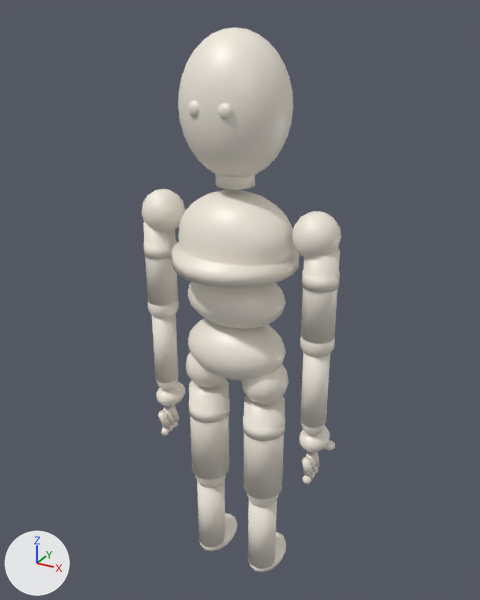
The FBX model Assets/Art/Characters/Dummy_Runner.fbx as it was, and as the next commit left it.
Rendered twice from a 50 mm camera at (0.968, -1.732, 1.959) aimed at (-0.013, 0.052, 1.067). Every picture has the same lights, and +X, +Y and +Z are marked at lower left. The older version comes first.

The first picture shows 'DummyMesh'.
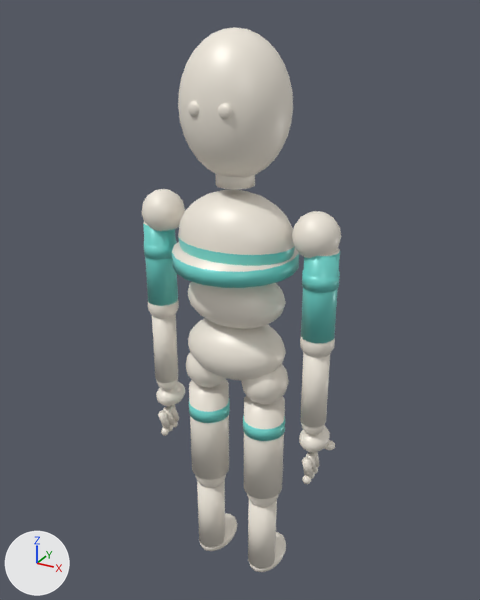
Diff of the bpy script that builds the scene:
```diff
--- a/Assets/Art/Characters/Dummy_Runner.fbx.py
+++ b/Assets/Art/Characters/Dummy_Runner.fbx.py
@@ mat_accent @@
+mat_accent = principled_material('Accent')
+mat_accent.base_color = (0.169, 0.702, 0.639)  # cyan #72dad1
+mat_accent.metallic = 0.05
+mat_accent.roughness = 0.32
@@ me_sphere @@
 me_sphere.from_pydata(...)  # 3798 vertices, 3760 faces; spans x -0.36..0.36, y -0.2..0.2, z -0.01..1.91
 # used by ob_dummymesh; location = (0.0, 0.0, 0.0)
+# me_sphere part 1: 252 of the faces centred in x -0.34..0.34, y -0.2..0.2, z 1.17..1.29 switch from mat_base (white #f5eee1) to mat_accent (cyan #72dad1)
+# me_sphere part 2: 44 of the faces centred in x -0.18..0.18, y -0.07..0.07, z 0.63..0.67 switch from mat_base (white #f5eee1) to mat_accent (cyan #72dad1)
```

Where the change shows, as pixel boxes (x1, y1, x2, y2) in the pictures (480 x 600 px):
part 1 of me_sphere, recoloured (white to cyan)
    both: (143, 223, 340, 343)
part 2 of me_sphere, recoloured (white to cyan)
    both: (189, 400, 285, 441)
